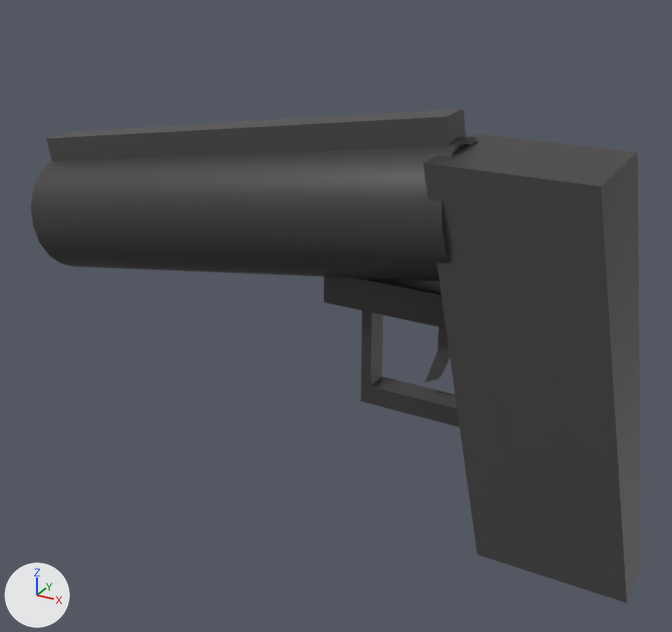
A saved change to the FBX model Assets/ClusterCreatorKitTemplate/_Project/Models/GrenadeLauncher.fbx.
One viewpoint serves both versions: a 50 mm lens placed at (0.161, -0.235, 0.084), pointed at (0.033, -0.002, -0.032). The lights are fixed; the arrows at lower left show +X, +Y and +Z. The picture after the commit comes second. Both versions are drawn at frame 59 of the action 'Take 001'; the numbers are the values there.

Objects in the first picture: 'burel', 'grip', 'pCube4', 'pCube5', 'trigar_frame' and 1 more.
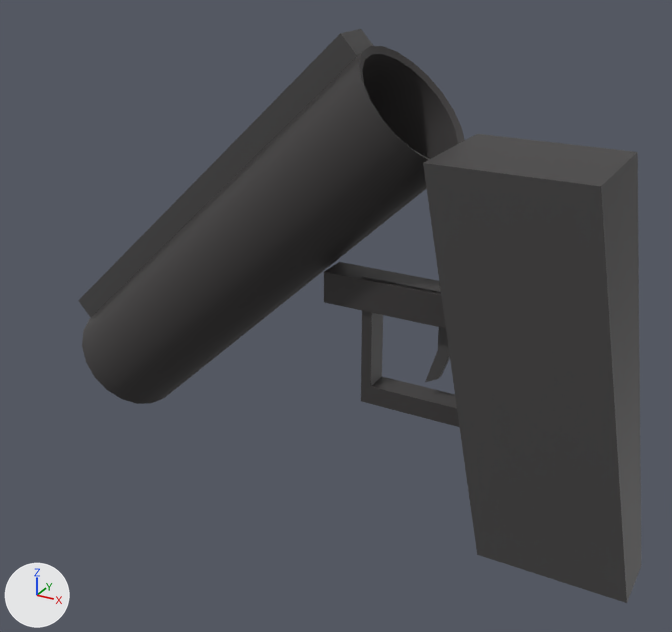
ob_barrel_group is not drawn itself; it is the parent of ob_pcube5, ob_burel.

The change, as a list of edits to the scene's bpy script:
```text
Change ob_barrel_group:
    ob_barrel_group.location: (0.0247, -0.316, 0.0) -> (0.123, -1.579, 0.0)
    ob_barrel_group.rotation_euler: (0.0, 0.0, 0.149) -> (0.0, 0.0, 0.745)  # degrees (0, 0, 8.5) -> degrees (0, 0, 43)
```

Where the change shows, as pixel boxes (x1, y1, x2, y2) in the pictures (672 x 632 px):
'burel', moved, turned
    before: (31, 137, 479, 281)
    after: (82, 46, 465, 404)
'pCube5', moved, turned
    before: (47, 109, 466, 161)
    after: (78, 29, 373, 317)
